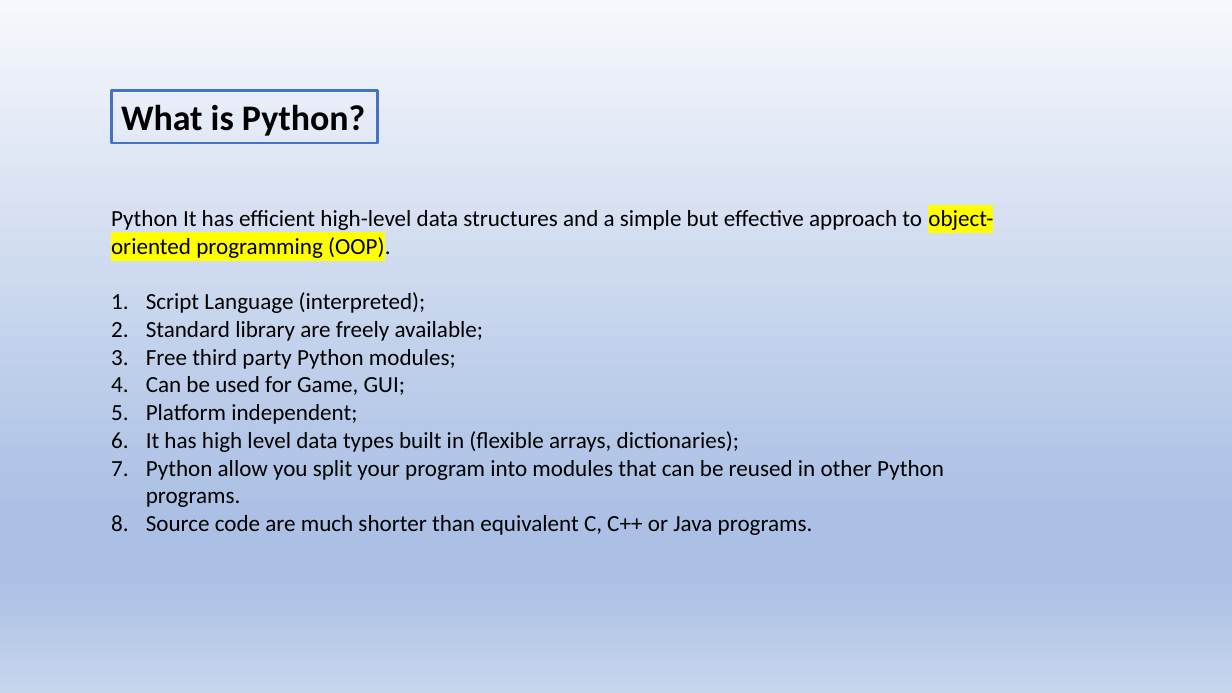
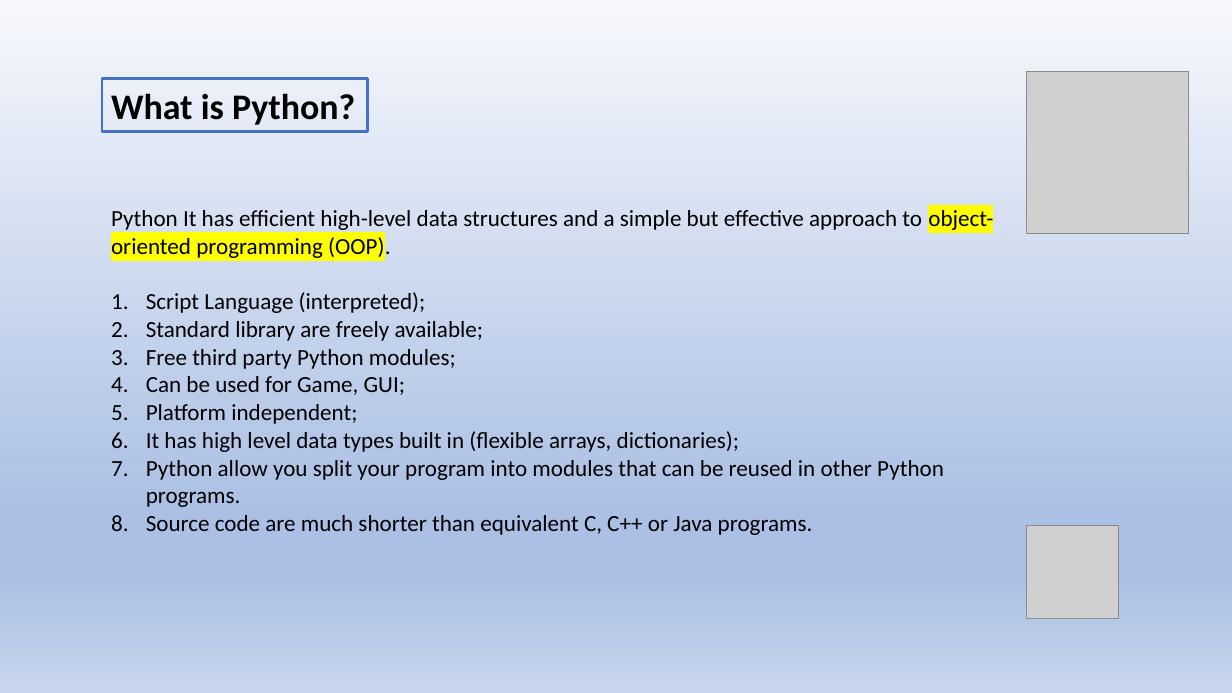
Before and after one commit to jwang1122/learnpython, a slide deck: slide 10 of Python Language.pptx (slide 8 before the commit). Drawn at 1232x693 pixels with LibreOffice and Linux fonts; fonts in the diff are those of the drawing; grey boxes stand for pictures. Boxes give left, top, right and bottom in pixels: in the first picture for what was removed or moved away, otherwise in the second. Text is boxed around its words. In the diff, an @@ line names an element or a change of style, - is before the commit and + after.

```diff
--- a/Python Language.pptx
+++ b/Python Language.pptx
@@ rectangle "What is Python?": place and size @@
-rectangle "What is Python?" at box(112, 91, 378, 143)
+rectangle "What is Python?" at box(102, 79, 368, 131)
@@ picture added at box(1026, 72, 1188, 234) @@
@@ picture added at box(1026, 526, 1118, 618) @@
```
Also in this commit, not shown: 13 other slides changed, 32 slides added, 1 slide removed, 21 other files.
